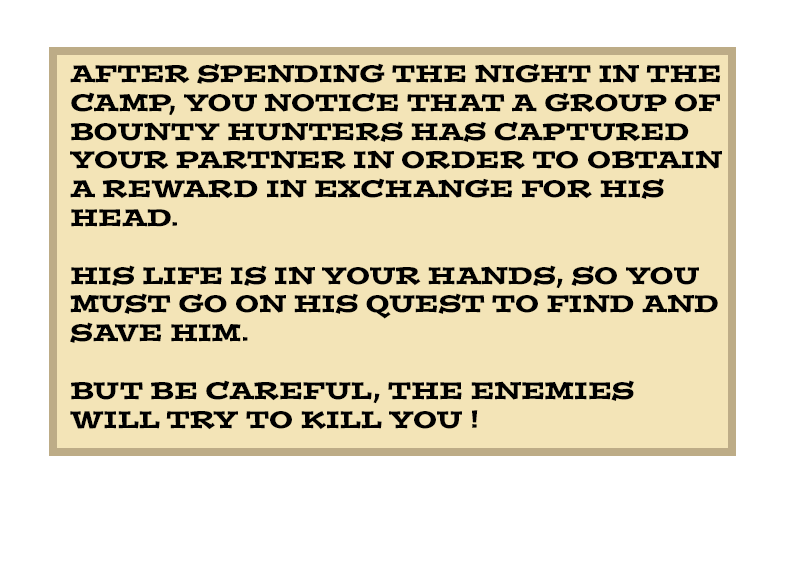
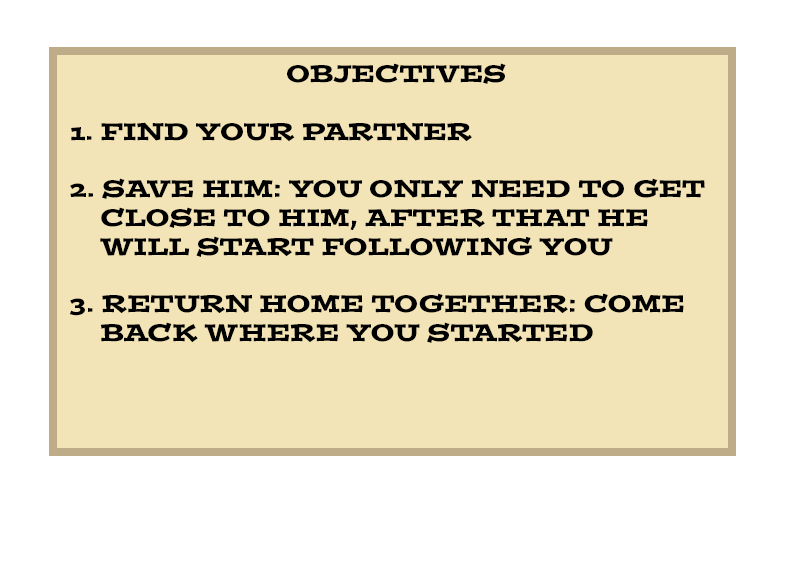
Before/after of a 792×568 layered artwork. What changed in the layer stack:
added layer "objectives" above "AFTER SPENDING THE NIGHT IN THE CAMP, YOU NOTICE THAT A GROUP O" over <box>69,63,705,343</box>
hid "AFTER SPENDING THE NIGHT IN THE CAMP, YOU NOTICE THAT A GROUP O" over <box>70,63,722,430</box>
